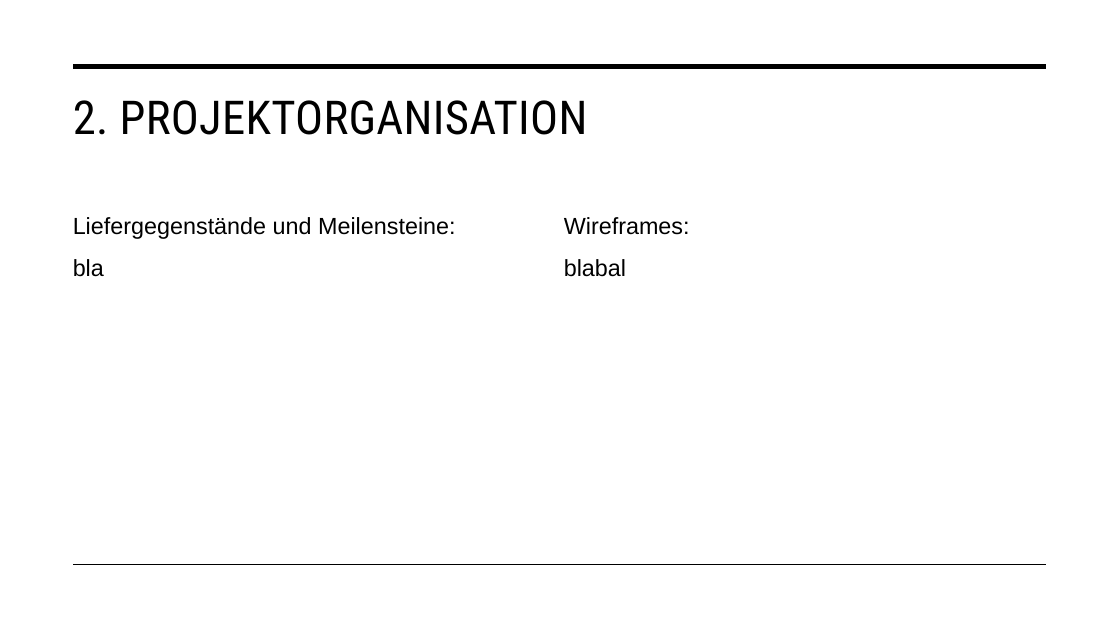
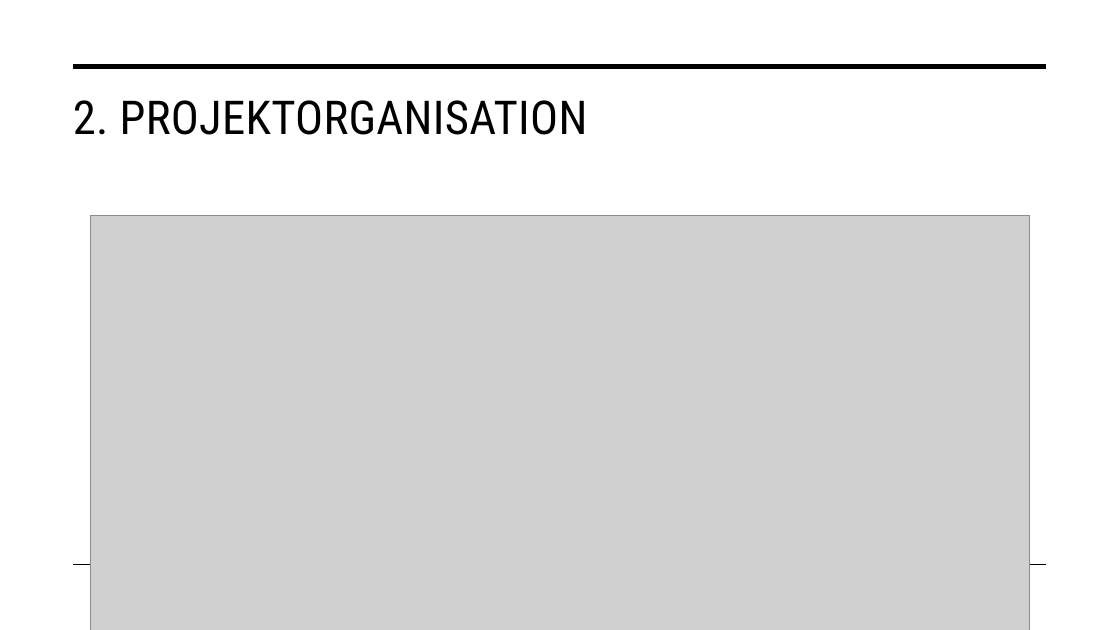
Before and after one commit to malu254/Eifrige-Otter-PM, a slide deck: slide 5 of Abgabe/Dokumentation/Präsentation.pptx. Drawn at 1120x630 pixels with LibreOffice and Linux fonts; fonts in the diff are those of the drawing; grey boxes stand for pictures. Boxes give left, top, right and bottom in pixels: in the first picture for what was removed or moved away, otherwise in the second. Text is boxed around its words. In the diff, an @@ line names an element or a change of style, - is before the commit and + after.

Commit message:
Changend Presentation

```diff
--- a/Abgabe/Dokumentation/Präsentation.pptx
+++ b/Abgabe/Dokumentation/Präsentation.pptx
@@ text removed at <box>73,217,456,277</box> @@
-Liefergegenstände und Meilensteine:
-bla
@@ picture added at <box>90,215,1030,630</box> @@
@@ text removed at <box>564,217,690,277</box> @@
-Wireframes:
-blabal
```
